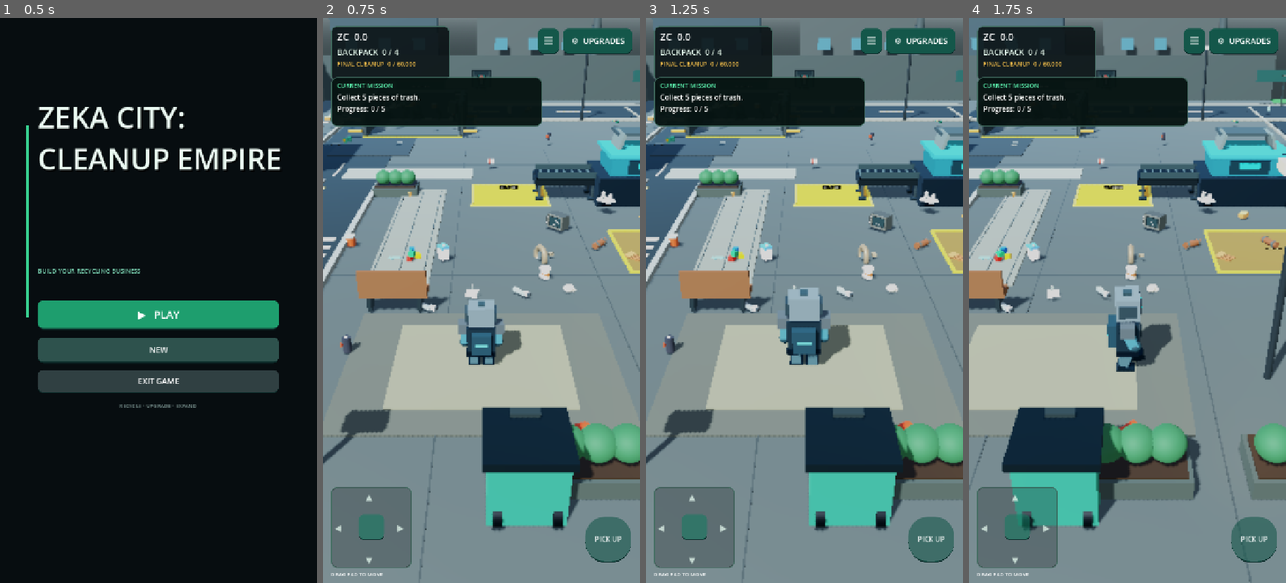
Above: before the commit, frames 1-4 (left to right).
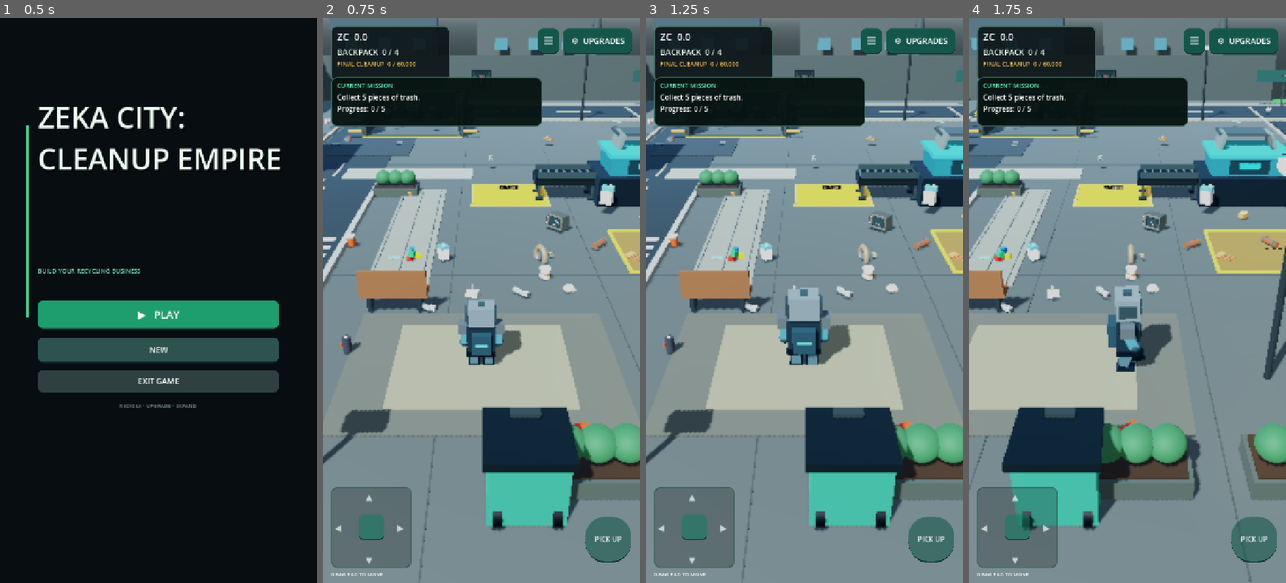
Above: after the commit, the same moments.

Repository: zekainstabot/trash-empire
Game: Godot game, scene res://Scenes/Main.tscn
Two runs of this game, one before a commit and one after it. Both use one fixed random seed, a clock stepped at 60 frames per second and the inputs below.
Inputs (mouse positions are in pixels of both pictures, inside the frame that each line leads up to):
- Up to frame 1 (0.5 s): no input
- Up to frame 2 (0.75 s): click "▶ PLAY" at 0.5 s
- Up to frame 3 (1.25 s): no input
- Up to frame 4 (1.75 s): move the mouse to (1197, 272) at 1.27 s; hold D (move_right) from 1.28 s (still down); click (1197, 272) at 1.42 s

Frame 1 is identical in both runs. In frame 2, 0.3% of the frame differs, in the area x 0-95%, y 16-35%; in frame 3, 0.3%; in frame 4, 0.3%.

Commit message:
Place buildable recycling bins and dedicated robots across multiple city districts

Diff:
--- a/Scripts/main.gd
+++ b/Scripts/main.gd
@@ -39,6 +39,11 @@
 var sorting_robot_levels: Array = [0, 0, 0, 0]
 var sorting_bin_counts: Array = [0, 0, 0, 0]
 var sorting_area_root: Node3D
+var sorting_bin_positions: Array[Vector3] = [Vector3(26, 0, -20), Vector3(58, 0, 20), Vector3(90, 0, -20), Vector3(151, 0, 20)]
+var sorting_pad_positions: Array[Vector3] = [Vector3(26, 0, -16), Vector3(58, 0, 16), Vector3(90, 0, -16), Vector3(151, 0, 16)]
+var sorting_station_colors: Array[Color] = [Color(0.12, 0.42, 0.88), Color(0.88, 0.76, 0.22), Color(0.48, 0.52, 0.55), Color(0.15, 0.68, 0.42)]
+var sorting_station_names: Array[String] = ["PLASTIC", "PAPER", "METAL", "GLASS"]
+var sorting_station_categories: Array[String] = ["plastic", "paper", "metal", "glass"]
 var drone_timer := 0.0
 var helper_drones: Array[Node3D] = []
 var auto_pickup_timer := 0.0
@@ -364,71 +369,79 @@
 
 
 func _build_sorting_district() -> void:
+	# Distribute four recycling stations through the existing playable city.
 	sorting_area_root = Node3D.new()
-	sorting_area_root.name = "ColorSortingDistrict"
+	sorting_area_root.name = "CitySortingStations"
 	add_child(sorting_area_root)
-	_box("SortingDistrictGround", Vector3(250, -0.32, 0), Vector3(76, 0.64, 72), Color(0.24, 0.31, 0.29), true)
-	_box("SortingDistrictConcrete", Vector3(250, 0.018, 0), Vector3(70, 0.035, 64), Color(0.34, 0.37, 0.34), false)
-	_box("SortingDistrictAccessRoad", Vector3(214, 0.025, 0), Vector3(20, 0.05, 8), Color(0.14, 0.17, 0.18), false)
-	_box("SortingDistrictRoadStripe", Vector3(214, 0.055, 0), Vector3(18, 0.018, 0.14), Color(0.92, 0.78, 0.35), false)
-	_box("SortingDistrictSign", Vector3(220, 3.0, -10.0), Vector3(0.35, 5.0, 0.35), Color(0.18, 0.23, 0.22), true)
-	_box("SortingDistrictSignBoard", Vector3(220, 4.5, -10.0), Vector3(10.0, 2.0, 0.35), Color(0.06, 0.20, 0.18), false)
-	_label_3d("SMART SORTING CENTER", Vector3(220, 4.65, -9.78), 0.38)
-	var names := ["PLASTIC", "PAPER", "METAL", "GLASS"]
-	var colors := [Color(0.12, 0.42, 0.88), Color(0.88, 0.76, 0.22), Color(0.48, 0.52, 0.55), Color(0.15, 0.68, 0.42)]
-	var categories := ["plastic", "paper", "metal", "glass"]
-	var positions := [Vector3(236, 0, -13), Vector3(248, 0, -13), Vector3(260, 0, -13), Vector3(272, 0, -13)]
 	sorting_bins.clear()
 	sorting_robots.clear()
 	for i in range(4):
-		var bin_root := Node3D.new()
-		bin_root.name = "SortingBin_" + categories[i]
-		bin_root.position = positions[i]
-		sorting_area_root.add_child(bin_root)
-		_make_bin(positions[i], colors[i], names[i])
-		var counter := Label3D.new()
-		counter.name = "SortingCounter"
-		counter.text = "0 ITEMS"
-		counter.position = Vector3(0, 2.0, -0.9)
-		counter.font_size = 26
-		counter.pixel_size = 0.005
-		counter.billboard = BaseMaterial3D.BILLBOARD_ENABLED
-		bin_root.add_child(counter)
-		sorting_bins.append(bin_root)
-		var pad_pos: Vector3 = positions[i] + Vector3(0, 0, 4.0)
-		_box("SortingRobotBuildPad", pad_pos + Vector3(0, 0.04, 0), Vector3(3.8, 0.08, 3.2), colors[i].darkened(0.45), false)
-		var build_button := Area3D.new()
-		build_button.name = "BuildSortingRobot_" + categories[i]
-		build_button.set_meta("category_index", i)
-		build_button.position = pad_pos + Vector3(0, 1.1, 0)
-		var button_mesh := MeshInstance3D.new()
-		var button_box := BoxMesh.new()
-		button_box.size = Vector3(2.9, 1.4, 0.45)
-		button_mesh.mesh = button_box
-		button_mesh.material_override = _mat(Color(0.055, 0.12, 0.13))
-		build_button.add_child(button_mesh)
-		var button_label := Label3D.new()
-		button_label.name = "SortingBuildLabel"
-		button_label.text = "BUILD ROBOT\n%s\n120 ZC" % names[i]
-		button_label.position = Vector3(0, 0, -0.25)
-		button_label.font_size = 24
-		button_label.pixel_size = 0.006
-		button_label.billboard = BaseMaterial3D.BILLBOARD_ENABLED
-		button_label.modulate = colors[i].lightened(0.35)
-		build_button.add_child(button_label)
-		var hit := CollisionShape3D.new()
-		var hit_shape := BoxShape3D.new()
-		hit_shape.size = Vector3(3.1, 1.6, 0.8)
-		hit.shape = hit_shape
-		build_button.add_child(hit)
-		sorting_area_root.add_child(build_button)
-		build_button.input_event.connect(_on_sorting_build_input.bind(i))
-		var robot := _make_sorting_robot(i, colors[i])
+		var pad_pos: Vector3 = sorting_pad_positions[i]
+		var color: Color = sorting_station_colors[i]
+		# Empty marked compartment: the player walks onto it to build the bin + robot.
+		_box("SortingStationPad", pad_pos + Vector3(0, 0.035, 0), Vector3(4.2, 0.07, 3.8), Color(0.10, 0.14, 0.15), false)
+		_box("SortingStationPadBorder", pad_pos + Vector3(0, 0.08, 0), Vector3(3.85, 0.025, 3.45), color, false)
+		_box("SortingStationFootprint", pad_pos + Vector3(0, 0.095, 0), Vector3(3.55, 0.025, 3.15), color.darkened(0.68), false)
+		_label_3d("STEP HERE\\nBUILD %s" % sorting_station_names[i], pad_pos + Vector3(0, 1.9, -0.3), 0.24)
+		var trigger := Area3D.new()
+		trigger.name = "BuildSortingStation_%s" % sorting_station_categories[i]
+		trigger.position = pad_pos + Vector3(0, 0.9, 0)
+		trigger.set_meta("station_index", i)
+		var trigger_shape := CollisionShape3D.new()
+		var trigger_box := BoxShape3D.new()
+		trigger_box.size = Vector3(3.6, 2.0, 3.2)
+		trigger_shape.shape = trigger_box
+		trigger.add_child(trigger_shape)
+		trigger.body_entered.connect(_on_sorting_station_entered.bind(i))
+		sorting_area_root.add_child(trigger)
+		var robot := _make_sorting_robot(i, color)
 		sorting_area_root.add_child(robot)
-		robot.global_position = pad_pos + Vector3(0, 0, 2.0)
+		robot.global_position = sorting_pad_positions[i] + Vector3(0, 0, 1.7)
 		robot.visible = false
 		sorting_robots.append(robot)
+		sorting_bins.append(null)
 	_refresh_sorting_district()
+
+
+func _on_sorting_station_entered(body: Node3D, station_index: int) -> void:
+	if body != player or station_index < 0 or station_index >= 4:
+		return
+	_build_sorting_station(station_index)
+
+
+func _build_sorting_station(station_index: int) -> void:
+	if station_index < 0 or station_index >= 4 or sorting_robot_levels[station_index] > 0:
+		return
+	const BUILD_COST := 120.0
+	if money < BUILD_COST:
+		_set_message("You need 120 ZC to build this recycling station.")
+		return
+	money -= BUILD_COST
+	sorting_robot_levels[station_index] = 1
+	var bin_pos: Vector3 = sorting_bin_positions[station_index]
+	_make_bin(bin_pos, sorting_station_colors[station_index], sorting_station_names[station_index])
+	var bin_root := Node3D.new()
+	bin_root.name = "BuiltSortingBin_%s" % sorting_station_categories[station_index]
+	bin_root.position = bin_pos
+	sorting_area_root.add_child(bin_root)
+	var counter := Label3D.new()
+	counter.name = "SortingCounter"
+	counter.text = "0 ITEMS"
+	counter.position = Vector3(0, 2.05, 0)
+	counter.font_size = 24
+	counter.pixel_size = 0.006
+	counter.billboard = BaseMaterial3D.BILLBOARD_ENABLED
+	bin_root.add_child(counter)
+	sorting_bins[station_index] = bin_root
+	var robot := sorting_robots[station_index]
+	if is_instance_valid(robot):
+		robot.visible = true
+		robot.global_position = sorting_pad_positions[station_index] + Vector3(0, 0, 1.7)
+	robot.set_meta("mode", "idle")
+	_refresh_sorting_district()
+	_update_ui()
+	_save_game()
+	_set_message("%s bin and its dedicated sorting robot are now built!" % sorting_station_names[station_index])
 
 
 func _make_sorting_robot(category_index: int, robot_color: Color) -> Node3D:
@@ -485,24 +498,16 @@
 	for i in range(mini(4, sorting_robots.size())):
 		if is_instance_valid(sorting_robots[i]):
 			sorting_robots[i].visible = sorting_robot_levels[i] > 0
-		if is_instance_valid(sorting_area_root):
-			var build_button := sorting_area_root.get_node_or_null("BuildSortingRobot_" + ["plastic", "paper", "metal", "glass"][i]) as Area3D
-			if is_instance_valid(build_button):
-				var build_label := build_button.get_node_or_null("SortingBuildLabel") as Label3D
-				if is_instance_valid(build_label):
-					build_label.text = "ROBOT READY\n%s" % ["PLASTIC", "PAPER", "METAL", "GLASS"][i] if sorting_robot_levels[i] > 0 else "BUILD ROBOT\n%s\n120 ZC" % ["PLASTIC", "PAPER", "METAL", "GLASS"][i]
 	for i in range(mini(4, sorting_bins.size())):
 		if is_instance_valid(sorting_bins[i]):
 			var counter := sorting_bins[i].get_node_or_null("SortingCounter") as Label3D
 			if is_instance_valid(counter):
 				counter.text = "%d ITEMS" % sorting_bin_counts[i]
-
-
 func _process_sorting_robots(delta: float) -> void:
 	if sorting_robots.is_empty():
 		return
 	var category_names := ["plastic", "paper", "metal", "glass"]
-	var bin_positions := [Vector3(236, 0, -13), Vector3(248, 0, -13), Vector3(260, 0, -13), Vector3(272, 0, -13)]
+	var bin_positions := sorting_bin_positions
 	for i in range(mini(4, sorting_robots.size())):
 		if sorting_robot_levels[i] <= 0:
 			continue
@@ -532,15 +537,13 @@
 			var cooldown := float(robot.get_meta("scan_timer", 0.0)) - delta
 			if cooldown <= 0.0:
 				robot.set_meta("scan_timer", 0.65)
-				var best_distance := 24.0
+				var best_distance := 22.0
 				for item in trash_nodes:
 					if not is_instance_valid(item) or item.get_meta("drone_reserved", -1) != -1:
 						continue
 					if String(item.get_meta("recycle_category", "")) != category_names[i]:
 						continue
 					var p := item.global_position
-					if p.x < 222.0 or p.x > 278.0 or absf(p.z) > 27.0:
-						continue
 					var distance := robot.global_position.distance_to(p)
 					if distance < best_distance:
 						best_distance = distance
@@ -551,7 +554,7 @@
 			else:
 				robot.set_meta("scan_timer", cooldown)
 		if not is_instance_valid(target):
-			var idle_point: Vector3 = bin_positions[i] + Vector3(0, 0, 2.0)
+			var idle_point: Vector3 = sorting_pad_positions[i] + Vector3(0, 0, 1.7)
 			robot.global_position = robot.global_position.move_toward(idle_point, 1.8 * delta)
 			continue
 		var destination := target.global_position + Vector3(0, 0.55, 0)
@@ -1446,7 +1449,6 @@
 		trash_nodes.append(item)
 	if yard_stage >= 2:
 		_spawn_district_two_trash(48)
-	_spawn_sorting_district_trash(48)
 	_spawn_final_cleanup_trash()
 
 func _build_ui() -> void:
